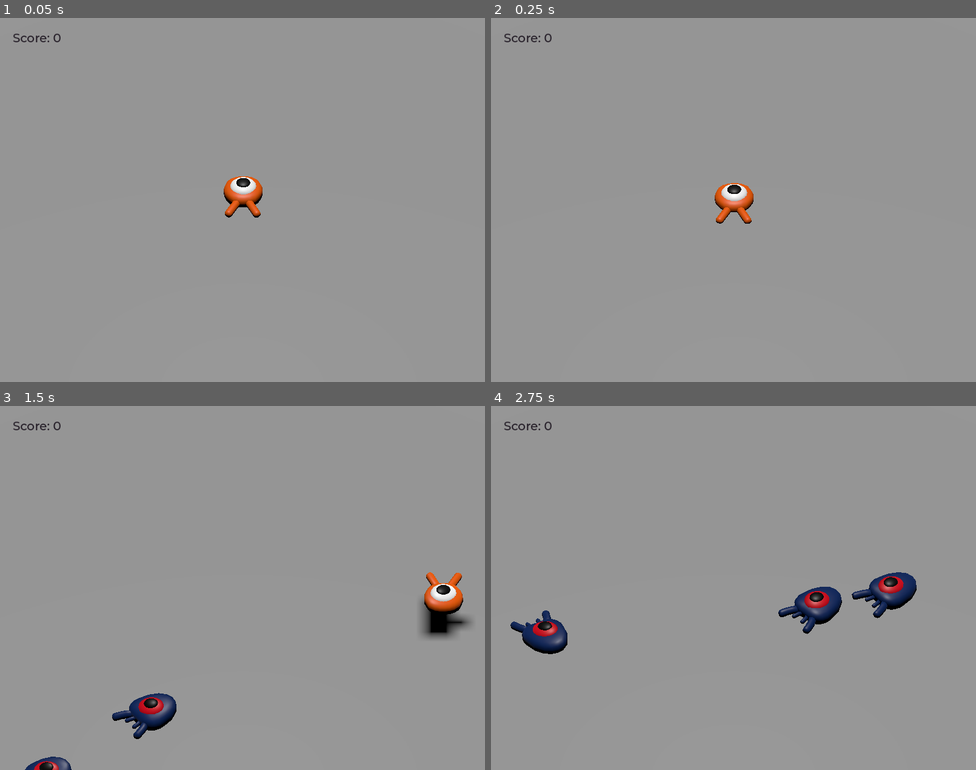
Above: before the commit, frames 1-4 (two rows, left to right).
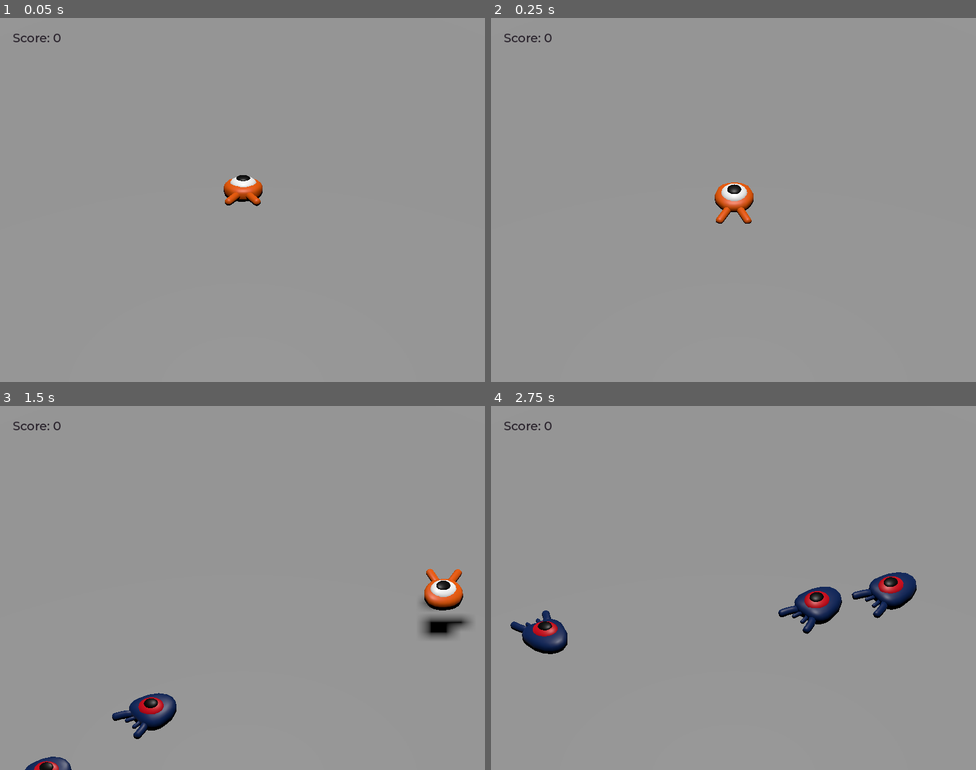
Above: after the commit, the same moments.

Repository: GOLDER303/squash-the-creeps-3d
Game: Godot game, scene res://main.tscn
The game is run twice, just before and just after one commit, with the same random seed, the same clock (stepped at 60 frames per second) and the same inputs.
Inputs:
- Up to frame 1 (0.05 s): no input
- Up to frame 2 (0.25 s): no input
- Up to frame 3 (1.5 s): tap Enter (ui_accept) at 0.5 s; hold D (move_right) 0.53-1.28 s; hold Space (jump) 0.53-1.28 s; hold S (move_back) from 1.28 s (still down); tap Space (jump) at 1.35 s
- Up to frame 4 (2.75 s): tap Space (jump) at 1.52, 1.82 s; release S (move_back) at 2.03 s; hold D (move_right) from 2.03 s (still down); hold Space (jump) from 2.03 s (still down)

The runs differ from the first frame. In frame 1, 0.6% of the frame differs, in the area x 46-55%, y 43-55%; in frame 2, less than 0.1%; in frame 3, 0.8%, in the area x 86-96%, y 44-60%; in frame 4, nothing differs.

Commit message:
Add player animation

Diff:
--- a/player.gd
+++ b/player.gd
@@ -23,6 +23,9 @@
 	if direction != Vector3.ZERO:
 		direction = direction.normalized()
 		$Pivot.look_at(position + direction, Vector3.UP)
+		$AnimationPlayer.speed_scale = 4
+	else:
+		$AnimationPlayer.speed_scale = 1
 
 	velocity.x = direction.x * speed
 	velocity.z = direction.z * speed
@@ -42,6 +45,8 @@
 				mob.squash()
 				velocity.y = bounce_impulse
 
+	$Pivot.rotation.x = PI / 6.0 * velocity.y / jump_impulse
+
 
 func die():
 	emit_signal("hit")
--- a/player.tscn
+++ b/player.tscn
@@ -9,6 +9,68 @@
 [sub_resource type="CylinderShape3D" id="CylinderShape3D_k0qy6"]
 height = 0.160033
 radius = 0.900943
+
+[sub_resource type="Animation" id="Animation_3trtk"]
+resource_name = "float"
+length = 1.2
+loop_mode = 1
+tracks/0/type = "value"
+tracks/0/imported = false
+tracks/0/enabled = true
+tracks/0/path = NodePath("Pivot/player:position")
+tracks/0/interp = 1
+tracks/0/loop_wrap = true
+tracks/0/keys = {
+"times": PackedFloat32Array(0.2, 0.7, 0.9),
+"transitions": PackedFloat32Array(1.51572, 0.406126, 1),
+"update": 0,
+"values": [Vector3(0, 0.502375, 0), Vector3(0, 1.25359, 0), Vector3(0, 0.911001, 0)]
+}
+tracks/1/type = "value"
+tracks/1/imported = false
+tracks/1/enabled = true
+tracks/1/path = NodePath("Pivot/player:rotation")
+tracks/1/interp = 1
+tracks/1/loop_wrap = true
+tracks/1/keys = {
+"times": PackedFloat32Array(0.1, 0.3, 0.7),
+"transitions": PackedFloat32Array(1, 1, 0.34151),
+"update": 0,
+"values": [Vector3(-0.226893, 0, 0), Vector3(0.109684, 0, 0), Vector3(0.444291, 0, 0)]
+}
+
+[sub_resource type="Animation" id="Animation_sip2x"]
+length = 0.001
+tracks/0/type = "value"
+tracks/0/imported = false
+tracks/0/enabled = true
+tracks/0/path = NodePath("Pivot/player:position")
+tracks/0/interp = 1
+tracks/0/loop_wrap = true
+tracks/0/keys = {
+"times": PackedFloat32Array(0),
+"transitions": PackedFloat32Array(1),
+"update": 0,
+"values": [Vector3(0, 0.502375, 0)]
+}
+tracks/1/type = "value"
+tracks/1/imported = false
+tracks/1/enabled = true
+tracks/1/path = NodePath("Pivot/player:rotation")
+tracks/1/interp = 1
+tracks/1/loop_wrap = true
+tracks/1/keys = {
+"times": PackedFloat32Array(0),
+"transitions": PackedFloat32Array(1),
+"update": 0,
+"values": [Vector3(0, 0, 0)]
+}
+
+[sub_resource type="AnimationLibrary" id="AnimationLibrary_g42ua"]
+_data = {
+"RESET": SubResource("Animation_sip2x"),
+"float": SubResource("Animation_3trtk")
+}
 
 [node name="Player" type="CharacterBody3D"]
 transform = Transform3D(1, 0, 0, 0, 1, 0, 0, 0, 1, 0, 0.15222, 0)
@@ -34,4 +96,10 @@
 transform = Transform3D(1, 0, 0, 0, 1, 0, 0, 0, 1, 0, 0.995454, 0)
 shape = SubResource("CylinderShape3D_k0qy6")
 
+[node name="AnimationPlayer" type="AnimationPlayer" parent="."]
+autoplay = "float"
+libraries = {
+"": SubResource("AnimationLibrary_g42ua")
+}
+
 [connection signal="body_entered" from="MobDetector" to="." method="_on_mob_detector_body_entered"]
Not shown: 1 places in player.tscn that only renumber resources
